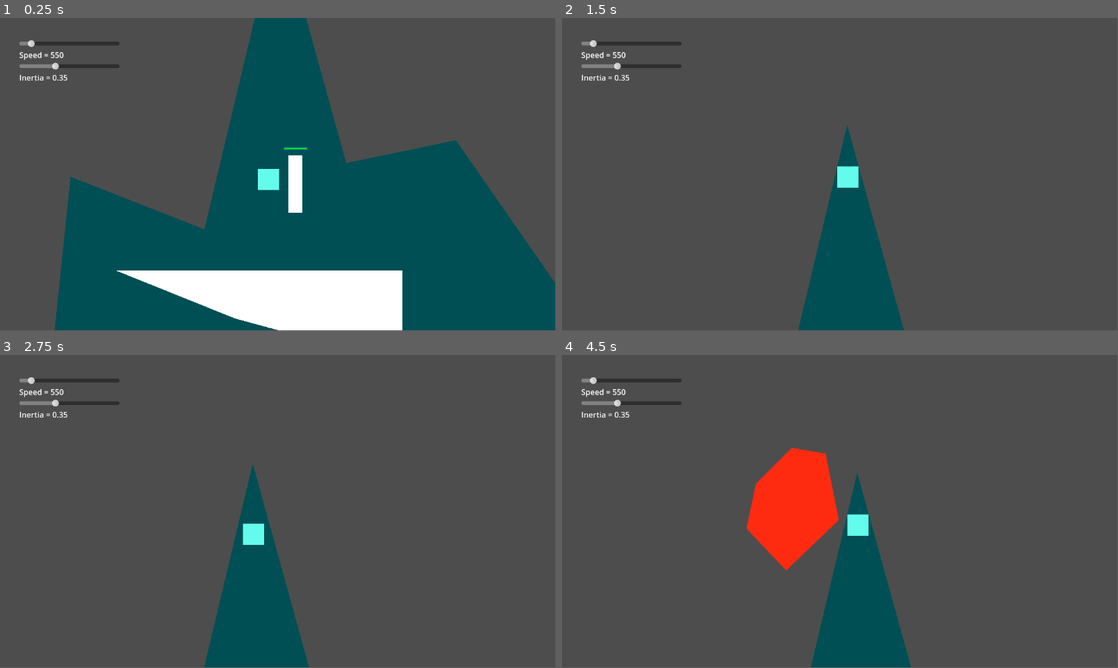
Above: before the commit, frames 1-4 (two rows, left to right).
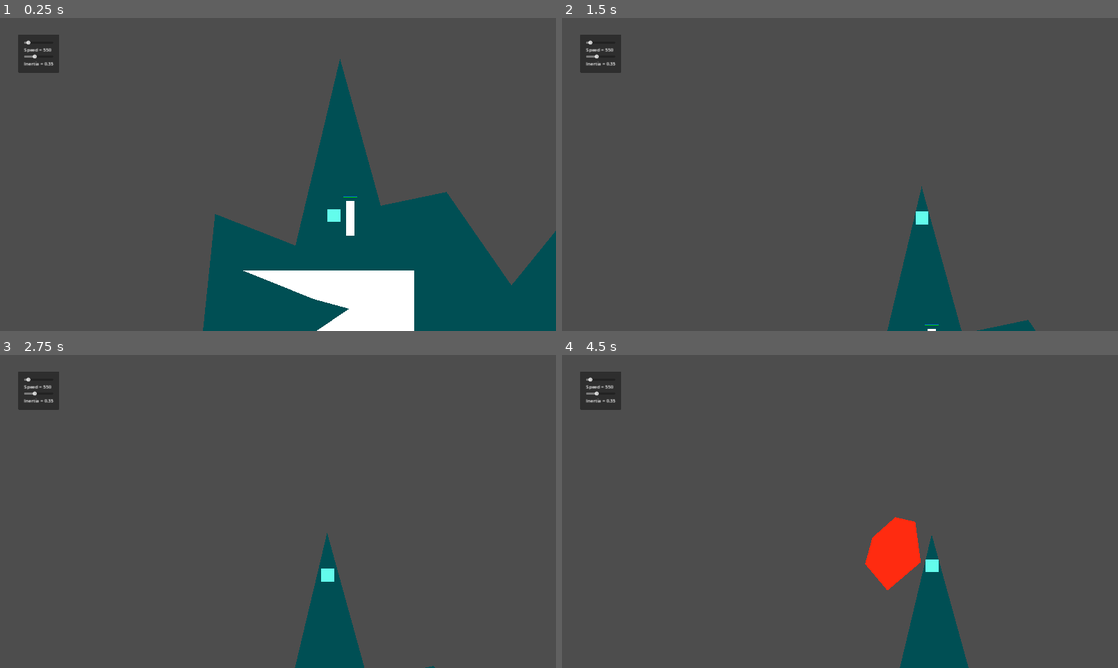
Above: after the commit, the same moments.

Repository: JomardArnaud/CustomGodotEngine
Game: Godot game, scene res://Main.tscn
The game is run twice, just before and just after one commit, with the same random seed, the same clock (stepped at 60 frames per second) and the same inputs.
Inputs (mouse positions are in pixels of both pictures, inside the frame that each line leads up to):
- Up to frame 1 (0.25 s): no input
- Up to frame 2 (1.5 s): move the mouse to (962, 158) at 0.52 s; hold Z (moveUp) 0.53-1.28 s; hold Ctrl 0.53-1.28 s; tap Shift (dash) at 0.6 s; click (962, 158) at 0.67 s; move the mouse to (728, 190) at 1.27 s; hold S (moveDown) from 1.28 s (still down); tap Ctrl at 1.35 s
- Up to frame 3 (2.75 s): tap Shift (dash) at 1.55 s; move the mouse to (333, 442) at 2.02 s; release S (moveDown) at 2.03 s; hold Z (moveUp) from 2.03 s (still down); hold Ctrl from 2.03 s (still down); tap R (cleanBullet) at 2.1 s
- Up to frame 4 (4.5 s): move the mouse to (812, 574) at 2.77 s; release Ctrl at 2.78 s; tap Shift (dash) at 2.85 s; click (812, 574) at 2.92 s; move the mouse to (1006, 558) at 3.52 s; release Z (moveUp) at 3.53 s; hold Y (focusOnPlayer) 3.53-4.28 s; hold Q (moveLeft) from 3.53 s (still down); tap Ctrl at 3.8 s; tap D (clearDebug) at 4.15 s; move the mouse to (673, 464) at 4.27 s; right-click (673, 464) at 4.35 s
In our replay, the window is 799x449 before the commit and 800x450 after it. These sizes can differ from the game's own. Grey fills any space a smaller window leaves; there, only what the larger window draws over its background counts as a difference.

The runs differ from the first frame. In frame 1, 32% of the frame differs, in the area x 3-100%, y 0-100%; in frame 2, 10%; in frame 3, 9.8%; in frame 4, 15%.

Commit message:
Added Custom class APolygon2D and CPolygon2D

Diff:
--- a/Global/SceneManager.gd
+++ b/Global/SceneManager.gd
@@ -1,11 +1 @@
 extends Node
-
-
-# Called when the node enters the scene tree for the first time.
-func _ready() -> void:
-	pass # Replace with function body.
-
-
-# Called every frame. 'delta' is the elapsed time since the previous frame.
-func _process(delta: float) -> void:
-	pass
--- a/Main.tscn
+++ b/Main.tscn
@@ -8,7 +8,7 @@
 [ext_resource type="PackedScene" uid="uid://rytr7i1c2u5b" path="res://Source/Foes/Scarecrow/Scarecrow.tscn" id="7_kjfel"]
 
 [node name="Main" type="Node2D"]
-position = Vector2(86, -48)
+position = Vector2(-876, -640)
 metadata/_edit_horizontal_guides_ = [-284.0, -285.0, 26.0]
 metadata/_edit_group_ = true
 
@@ -32,11 +32,10 @@
 [node name="Camera" parent="." node_paths=PackedStringArray("focusEntity") instance=ExtResource("5_2wdmp")]
 focusEntity = NodePath("../Player")
 
-[node name="CanvasDebugHud" type="CanvasLayer" parent="."]
-
-[node name="RootDebugHud" parent="CanvasDebugHud" instance=ExtResource("2_tgfjs")]
+[node name="DebugHud" parent="." instance=ExtResource("2_tgfjs")]
 
 [connection signal="ready" from="." to="Player" method="_on_main_ready"]
 
 [editable path="Arena"]
-[editable path="CanvasDebugHud/RootDebugHud"]
+[editable path="Arena/Block"]
+[editable path="DebugHud"]
--- a/Source/Arena/Arena.gd
+++ b/Source/Arena/Arena.gd
@@ -70,11 +70,13 @@
 		pointsExtBorder.append(polygon[vertexId])
 	# check if the border's pollygon collide on himself
 #	checkBorderVertexHimselfCollission(pointsExtBorder)
+	print("Arena block")
 	var blockBorder = Block2D.new()
-	blockBorder.set_poly(pointsExtBorder)
+	blockBorder.setAreaFromPolygon(pointsExtBorder)
 	add_child(blockBorder)
+	print("Arena door")
 	var blockDoor = Block2D.new()
-	blockDoor.set_poly([firstSweetSpot, stateVertex.next, stateVertex.current, stateVertex.sweetSpot])
+	blockDoor.setAreaFromPolygon([firstSweetSpot, stateVertex.next, stateVertex.current, stateVertex.sweetSpot])
 	add_child(blockDoor)
 
 func getNormalExt(state: Dictionary) -> Vector2:
--- a/Source/Block/Block.gd
+++ b/Source/Block/Block.gd
@@ -1,12 +1,6 @@
 class_name Block2D
-extends Polygon2D
+extends CPolygon2D
 
 func _ready():
-	set_poly(polygon)
-
-func set_poly(poly: PackedVector2Array)-> void:
-	var body = StaticBody2D.new()
-	var collision_shape = CollisionPolygon2D.new()
-	collision_shape.polygon = poly
-	body.add_child(collision_shape)
-	add_child(body)
+	print("Block is ready", polygon)
+	setAreaFromPolygon()
--- a/Source/Foes/Scarecrow/Scarecrow.gd
+++ b/Source/Foes/Scarecrow/Scarecrow.gd
@@ -10,8 +10,8 @@
 	hp = HealthManager.new()
 	hp.setMaxHealth(maxHP).setHealth(maxHP)
 	hpBar.value = hp.getHealth()
-	hp.connect("healthChanged", onHealthChanged)
-	hp.connect("healthDropZero", onHealthDropZero)
+	hp.healthChanged.connect(onHealthChanged)
+	hp.healthDropZero.connect(onHealthDropZero)
 
 func onHealthChanged(nHP: int) -> void:
 	hpBar.value = nHP
--- a/Source/HUD/DebugHud.gd
+++ b/Source/HUD/DebugHud.gd
@@ -1,21 +1,21 @@
 class_name DebugHud
-extends Control
+extends CanvasLayer
 
 ### TODO ###
 # faire un hide/show button
 # pourvoir le déplacer
 
 ### respect this path in the Main's tree node ###
-## => get_node("/root/Main/CanvasDebugHud/RootDebugHud")
+## => get_node("/root/Main/DebugHud/ValuesPanel")
 
-@onready var valueContainer : VBoxContainer
+@onready var valuesContainer : Control
 
 # Called when the node enters the scene tree for the first time.
 func _ready() -> void:
 	visible = OS.is_debug_build()
 
 func init() -> void:
-	valueContainer = $MainContainer.find_child("ValueContainer")
+	valuesContainer = find_child("ValuesContainer")
 
 func addDebugValueSlider(sliderValues: Dictionary, valueToConnect: Callable):
 	var nValueSlider := HSlider.new()
@@ -28,5 +28,5 @@
 	nValueSlider.value_changed.connect(valueToConnect)
 	nValueSlider.value_changed.connect(func(value):
 		nValueLabel.text = str(sliderValues.text, value))
-	valueContainer.add_child(nValueSlider)
-	valueContainer.add_child(nValueLabel)
+	valuesContainer.add_child(nValueSlider)
+	valuesContainer.add_child(nValueLabel)
--- a/Source/HUD/DebugHud.tscn
+++ b/Source/HUD/DebugHud.tscn
@@ -2,26 +2,23 @@
 
 [ext_resource type="Script" path="res://Source/HUD/DebugHud.gd" id="1_fnev4"]
 
-[node name="RootDebugHud" type="Control"]
-layout_mode = 3
-anchors_preset = 15
-anchor_right = 1.0
-anchor_bottom = 1.0
-grow_horizontal = 2
-grow_vertical = 2
+[node name="DebugHud" type="CanvasLayer"]
 script = ExtResource("1_fnev4")
 
-[node name="MainContainer" type="MarginContainer" parent="."]
-layout_mode = 0
-offset_left = 40.0
-offset_top = 45.0
-offset_right = 248.0
-offset_bottom = 159.0
+[node name="ValuesPanel" type="PanelContainer" parent="."]
+offset_left = 63.0
+offset_top = 57.0
+offset_right = 103.0
+offset_bottom = 97.0
 
-[node name="VBoxContainer" type="VBoxContainer" parent="MainContainer"]
+[node name="MarginContainer" type="MarginContainer" parent="ValuesPanel"]
 layout_mode = 2
+theme_override_constants/margin_left = 20
+theme_override_constants/margin_top = 20
+theme_override_constants/margin_right = 20
+theme_override_constants/margin_bottom = 20
 
-[node name="ValueContainer" type="VBoxContainer" parent="MainContainer/VBoxContainer"]
+[node name="ValuesContainer" type="VBoxContainer" parent="ValuesPanel/MarginContainer"]
 layout_mode = 2
 size_flags_vertical = 0
 size_flags_stretch_ratio = 0.0
--- a/Source/Player/PlayerController.gd
+++ b/Source/Player/PlayerController.gd
@@ -10,7 +10,7 @@
 @onready var weapon : RangedWeapon
 @onready var MeleeWeaponScene := load("res://Source/Weapon/Melee/MeleeWeapon.tscn")
 @onready var meleeWeapon : MeleeWeapon
-@onready var debugHud = get_node("/root/Main/CanvasDebugHud/RootDebugHud")
+@onready var debugHud : Node
 @onready var tmpNode : Node2D : set = setTmpNode
 
 func _ready():
@@ -20,7 +20,6 @@
 	meleeWeapon = MeleeWeapon.create(self, MeleeWeaponScene)
 	## abilities ##
 	addAbilities()
-	tmpSetSlider() # for test value directly on running time
 
 func _physics_process(delta):
 	setDir()
@@ -95,5 +94,8 @@
 
 func _on_main_ready() -> void:
 	tmpNode = get_tree().get_root().get_node("Main/TmpNode")
+	debugHud = get_node("/root/Main/DebugHud/")
+	print(debugHud)
+	tmpSetSlider() # for test value directly on running time
 	# weapon.setDistanceHolder(distanceWeapon).setFireRate(0.15).setTmpNode(tmpNode).setAttack(RangedWeapon.shot.bind(weapon))
 	meleeWeapon.setDistanceHolder(distanceWeapon).setAttack(MeleeWeapon.hit.bind(meleeWeapon))
--- /dev/null
+++ b/Source/Utility/CustomType/APolygon2D.gd
@@ -0,0 +1,16 @@
+# Custom class to build a Area2d from a Polygon2D and attach it a signal's function
+class_name APolygon2D
+extends Polygon2D
+
+@onready var hitbox : Area2D
+
+func setAreaFromPolygon(poly: PackedVector2Array = []) -> void:
+	var area = Area2D.new()
+	var collision_shape = CollisionPolygon2D.new()
+	if poly.size() != 0:
+		collision_shape.polygon = poly
+	else:
+		collision_shape.polygon = polygon
+	area.add_child(collision_shape)
+	add_child(area)
+	hitbox = area
--- /dev/null
+++ b/Source/Utility/CustomType/CPolygon2D.gd
@@ -0,0 +1,13 @@
+# It is custome class build for automatic build collission block base on a Polygon2D
+class_name CPolygon2D
+extends Polygon2D
+
+func setAreaFromPolygon(poly: PackedVector2Array = []) -> void:
+	var body = StaticBody2D.new()
+	var collision_shape = CollisionPolygon2D.new()
+	if poly.size() != 0:
+		collision_shape.polygon = poly
+	else:
+		collision_shape.polygon = polygon
+	body.add_child(collision_shape)
+	add_child(body)
--- a/Source/Weapon/Melee/MeleeAttack/BaseAttack.gd
+++ b/Source/Weapon/Melee/MeleeAttack/BaseAttack.gd
@@ -1,5 +1,5 @@
 class_name BaseAttack
-extends Polygon2D
+extends APolygon2D
 
 # It will be set directly on editor not with the code (Cause of placing the polygon)
 
@@ -7,22 +7,13 @@
 # Duration of the attack will have a attack hitbox
 @export var durationActif := 0.5
 
-@onready var hitbox : Area2D
 @onready var timerDurationActif : Timer = $Duration
 
 func _ready():
-	set_poly(polygon)
+	setAreaFromPolygon()
+	hitbox.area_entered.connect(_on_area_2d_area_entered)
 	timerDurationActif.wait_time = durationActif
 	timerDurationActif.start()
-
-func set_poly(poly: PackedVector2Array)-> void:
-	var body = Area2D.new()
-	var collision_shape = CollisionPolygon2D.new()
-	collision_shape.polygon = poly
-	body.add_child(collision_shape)
-	add_child(body)
-	hitbox = body
-	hitbox.area_entered.connect(_on_area_2d_area_entered)
 
 func getDmg() -> float:
 	return dmg
--- a/project.godot
+++ b/project.godot
@@ -20,6 +20,13 @@
 InputManager="*res://Singleton/InputManager.gd"
 CustomUtils="*res://Global/CustomUtils.gd"
 SceneManager="*res://Global/SceneManager.gd"
+
+[display]
+
+window/size/viewport_width=1920
+window/size/viewport_height=1080
+window/stretch/mode="canvas_items"
+window/stretch/aspect="expand"
 
 [input]
 
